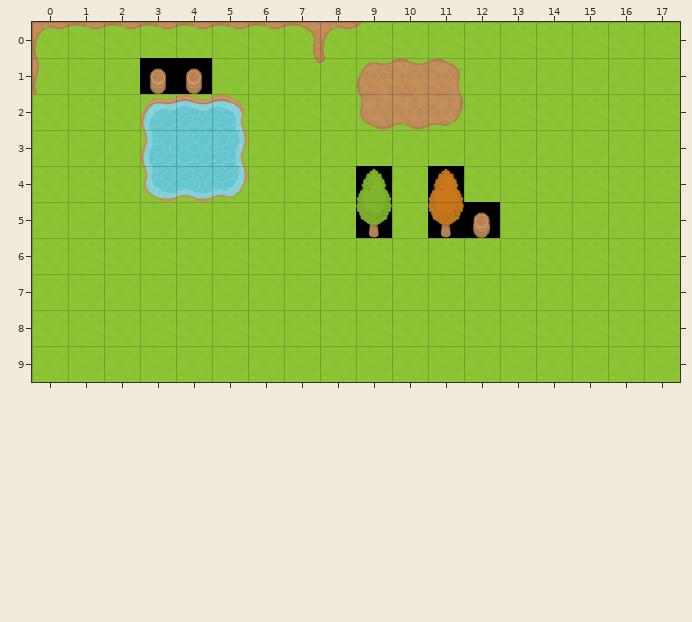
A Tiled map (JSON) gets an edit: appserver/app/assets/images/tilemaps/sample.json. Above: the version before the commit.
Cells are 64x64 px. Shown: x 0..17, y 0..9.
After:
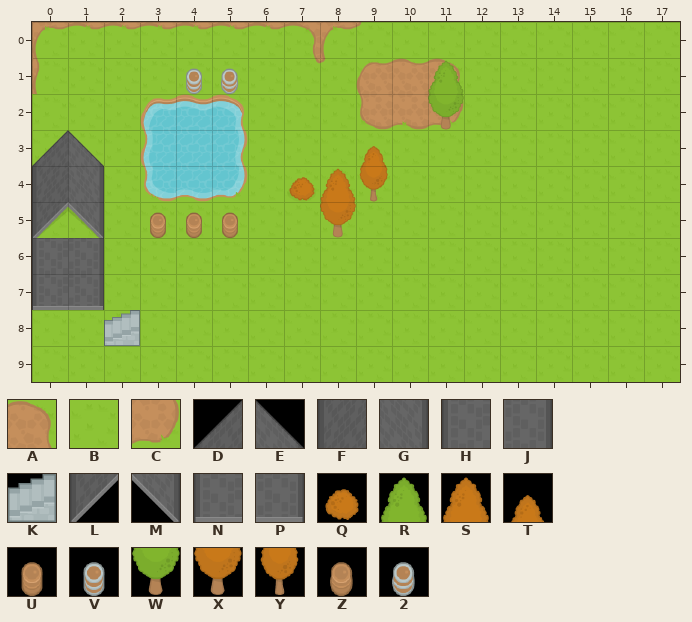
Key: from "RPGpack_sheet": A 7, B 21, C 47, D 131, E 132, F 151, G 152, H 153, J 155, K 156, L 171, M 172, N 173, P 175, Q 182, R 200, S 202, T 203, U 208, V 209, W 220, X 222, Y 223, Z 228, 2 229.
_ is an empty cell.
Tiles of an added or newly shown layer are drawn over the layers below it.
Edits made:
Layer "MainLayer" (removed):
The edit erases tile A in row 1 at x 11.
The edit erases tile B in row 1 at x 5; in row 3 at x 0 to 1 and 9; in row 4 at x 0 to 1 and 7 to 8; in row 5 at x 0 to 1, 3 to 5 and 8; in rows 6 to 7 at x 0 to 1; in row 8 at x 2.
The edit erases tile C in row 2 at x 11.
The edit erases tile R in row 4 at x 9.
The edit erases tile S in row 4 at x 11.
The edit erases tile U in row 1 at x 3 to 4.
The edit erases tile W in row 5 at x 9.
The edit erases tile X in row 5 at x 11.
The edit erases tile Z in row 5 at x 12.
Layer "BackgroundLayer" (added):
The edit adds tile A in row 1 at x 11.
The edit adds tile B in row 1 at x 3 to 5; in row 3 at x 0 to 1 and 9; in row 4 at x 7 to 9 and 11; in row 5 at x 0 to 1, 3 to 5, 8 to 9 and 11 to 12; in row 8 at x 2.
The edit adds tile C in row 2 at x 11.
Layer "ObjectsLayer" (added):
The edit adds tile 2 in row 1 at x 5.
The edit adds tile D in row 3 at x 0.
The edit adds tile E in row 3 at x 1.
The edit adds tile F in row 4 at x 0.
The edit adds tile G in row 4 at x 1.
The edit adds tile H in row 6 at x 0.
The edit adds tile J in row 6 at x 1.
The edit adds tile K in row 8 at x 2.
The edit adds tile L in row 5 at x 0.
The edit adds tile M in row 5 at x 1.
The edit adds tile N in row 7 at x 0.
The edit adds tile P in row 7 at x 1.
The edit adds tile Q in row 4 at x 7.
The edit adds tile R in row 1 at x 11.
The edit adds tile S in row 4 at x 8.
The edit adds tile T in row 3 at x 9.
The edit adds tile U in row 5 at x 3 to 5.
The edit adds tile V in row 1 at x 4.
The edit adds tile W in row 2 at x 11.
The edit adds tile X in row 5 at x 8.
The edit adds tile Y in row 4 at x 9.
Pixel boxes of the changes (left, top, right, bottom) in both pictures:
changed: (140, 58, 239, 94)
changed: (428, 60, 464, 130)
changed: (32, 130, 140, 346)
changed: (288, 146, 392, 238)
changed: (428, 166, 500, 238)
changed: (150, 212, 238, 238)
